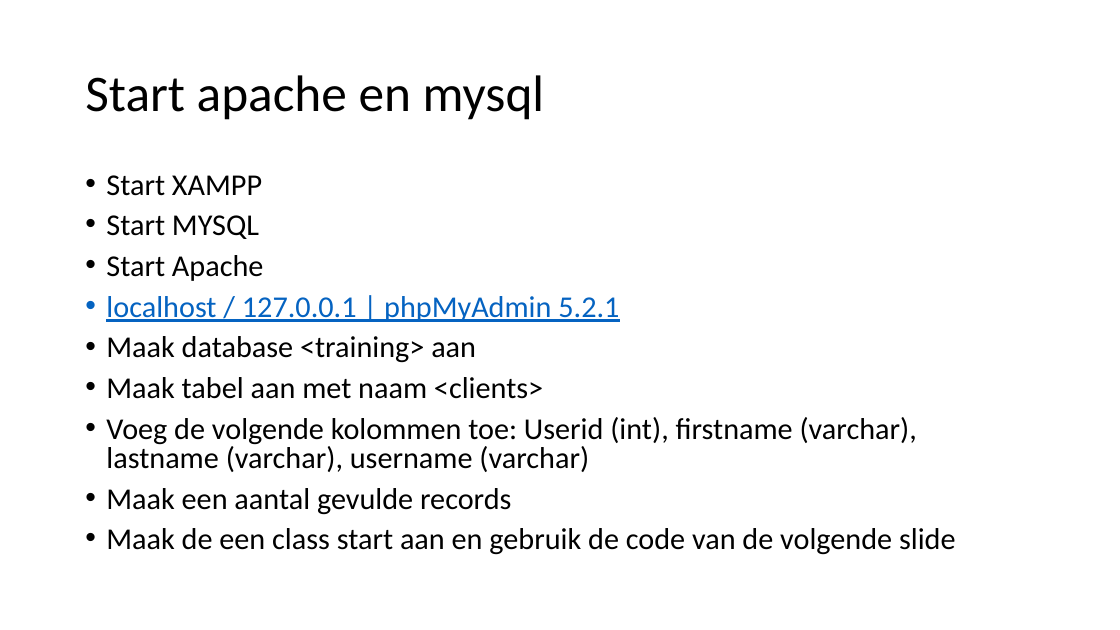
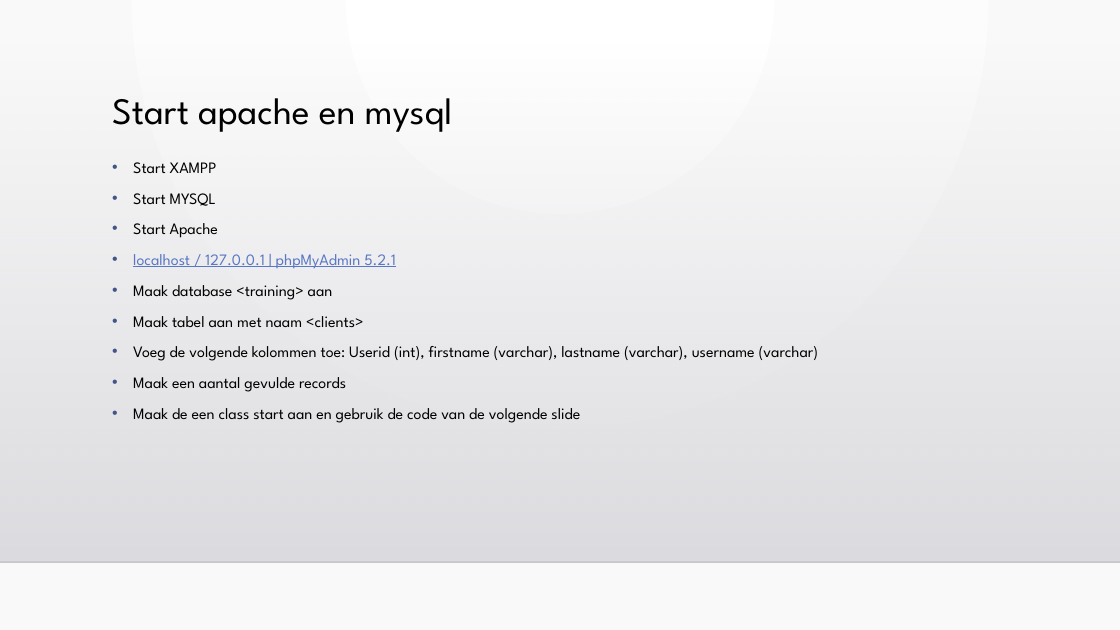
Before and after one commit to otcap/training, a slide deck: slide 13 of java/quickstart/presentatie/Java training - Quickstart.pptx (slide 12 before the commit). Drawn at 1120x630 pixels with LibreOffice and Linux fonts; fonts in the diff are those of the drawing; background and template pictures are left out. Boxes give left, top, right and bottom in pixels: in the first picture for what was removed or moved away, otherwise in the second. Text is boxed around its words. In the diff, an @@ line names an element or a change of style, - is before the commit and + after.

```diff
--- a/java/quickstart/presentatie/Java training - Quickstart.pptx
+++ b/java/quickstart/presentatie/Java training - Quickstart.pptx
@@ background #FFFFFF to gradient #FFFFFF to #FAFAFA @@
@@ rectangle added at (0,43,1120,562), fill gradient #DCDCE0 to #DEDEE2 @@
@@ title "Start apache en mysql": place and size @@
-title "Start apache en mysql" at (85,75,545,120)
+title "Start apache en mysql" at (112,98,453,132)
@@ title "Start apache en mysql" at (112,98,453,132): size 44 to 32 pt, font Calibri to League Spartan; vertical alignment middle to top @@
@@ text "Start XAMPP": place and size @@
-text "Start XAMPP" at (106,175,956,555)
+text "Start XAMPP" at (133,162,818,423)
@@ text "Start XAMPP" at (133,162,818,423): size 25.9 to 13.6 pt, font Calibri to League Spartan; text colour #0563C1 to #5977C4 in "localhost / 127.0.0.1 | phpMyAdmin 5.2.1"; line spacing 0.8 to 1 @@
@@ line added from (0, 562) to (1120, 562), #000001 1 pt @@
```
Also in this commit, not shown: 17 other slides changed, 1 slide added.
